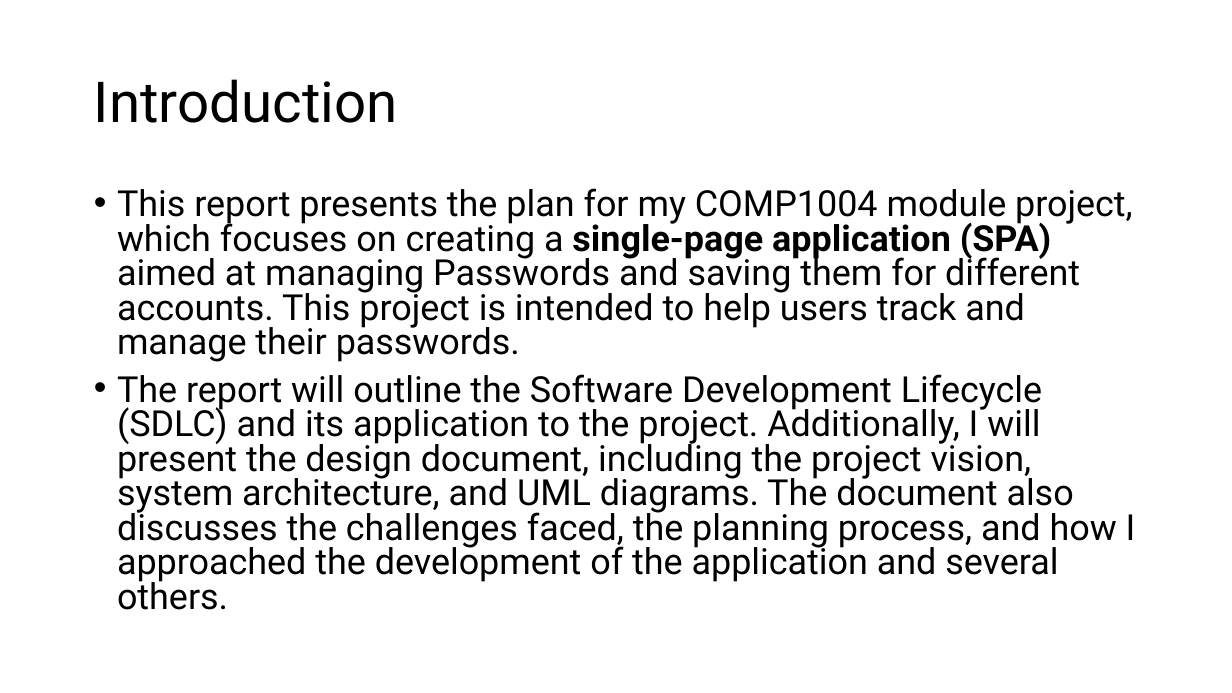
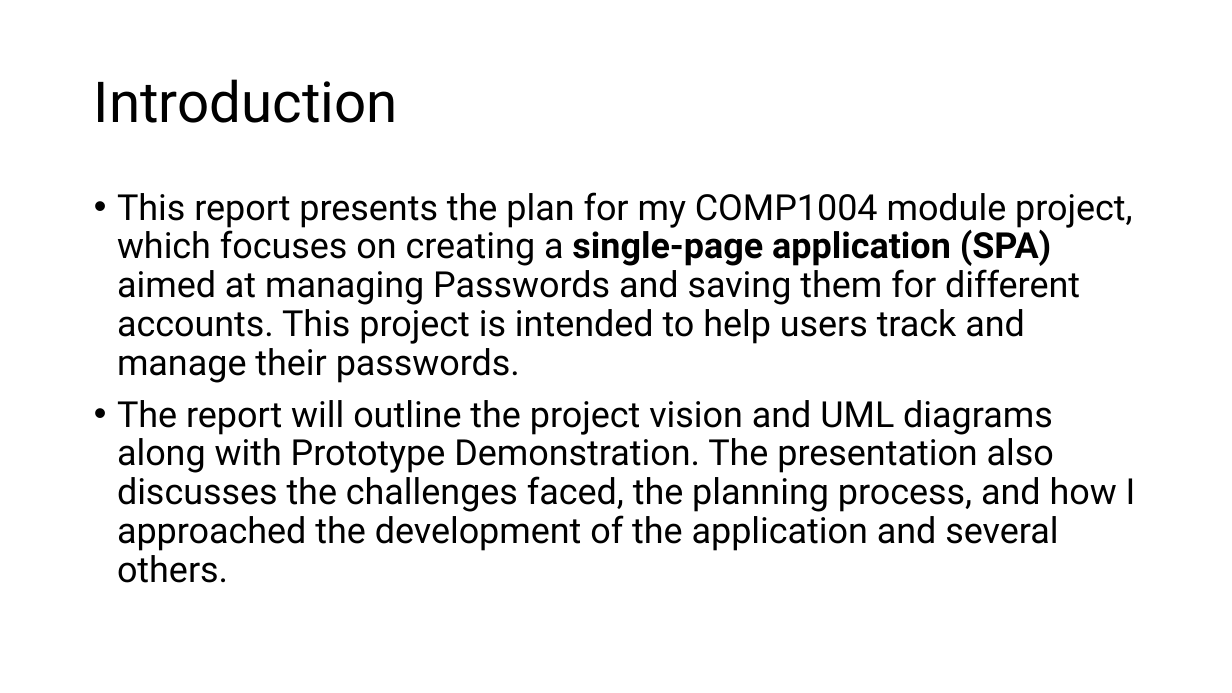
Before and after one commit to OkyanusAlbas/COMP1004SPA, a slide deck: slide 2 of Documents/Presentation1.pptx. Drawn at 1232x693 pixels with LibreOffice and Linux fonts; fonts in the diff are those of the drawing. Boxes give left, top, right and bottom in pixels: in the first picture for what was removed or moved away, otherwise in the second. Text is boxed around its words. In the diff, an @@ line names an element or a change of style, - is before the commit and + after.

```diff
--- a/Documents/Presentation1.pptx
+++ b/Documents/Presentation1.pptx
@@ text at (117, 192, 1133, 383): line spacing 0.8 to 0.9 @@
@@ text at (117, 400, 1136, 583): text changed @@
-• The report will outline the Software Development Lifecycle (SDLC) and its application to the project. Additionally, I will present the design document, including the project vision, system architecture, and UML diagrams. The document also discusses the challenges faced, the planning process, and how I approached the development of the application and several others.
+• The report will outline the project vision and UML diagrams along with Prototype Demonstration. The presentation also discusses the challenges faced, the planning process, and how I approached the development of the application and several others.
```
Also in this commit, not shown: 5 other slides changed, 3 slides added, 5 slides removed, 10 other files.
